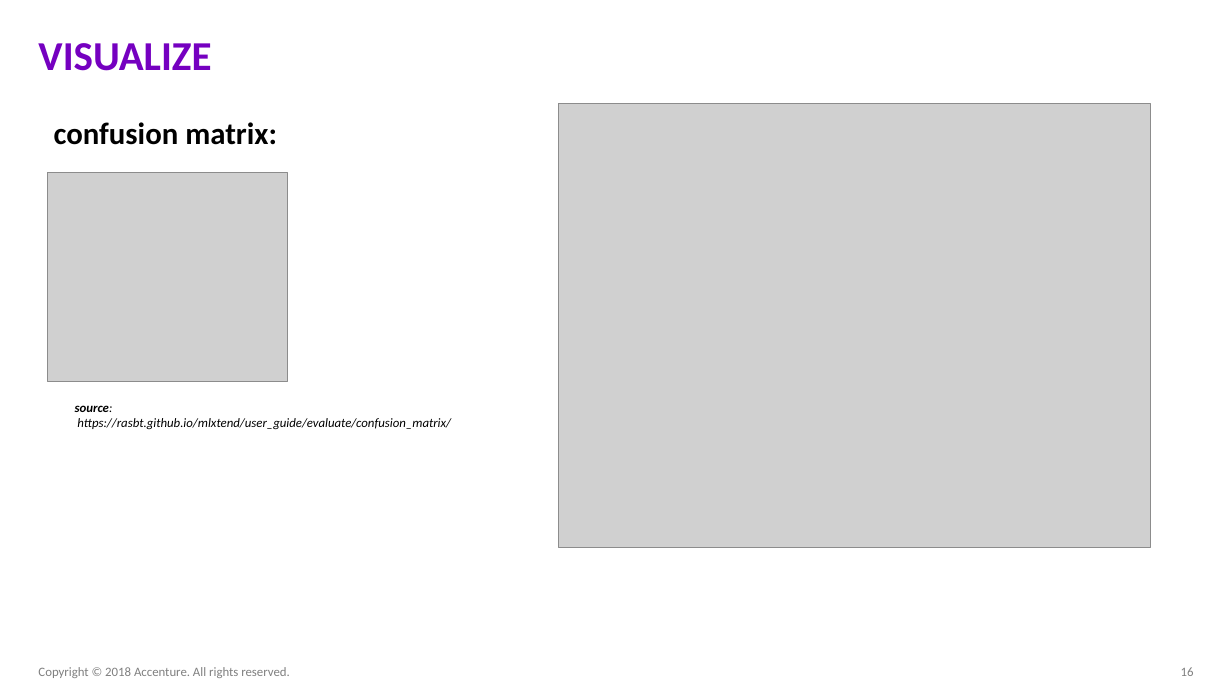
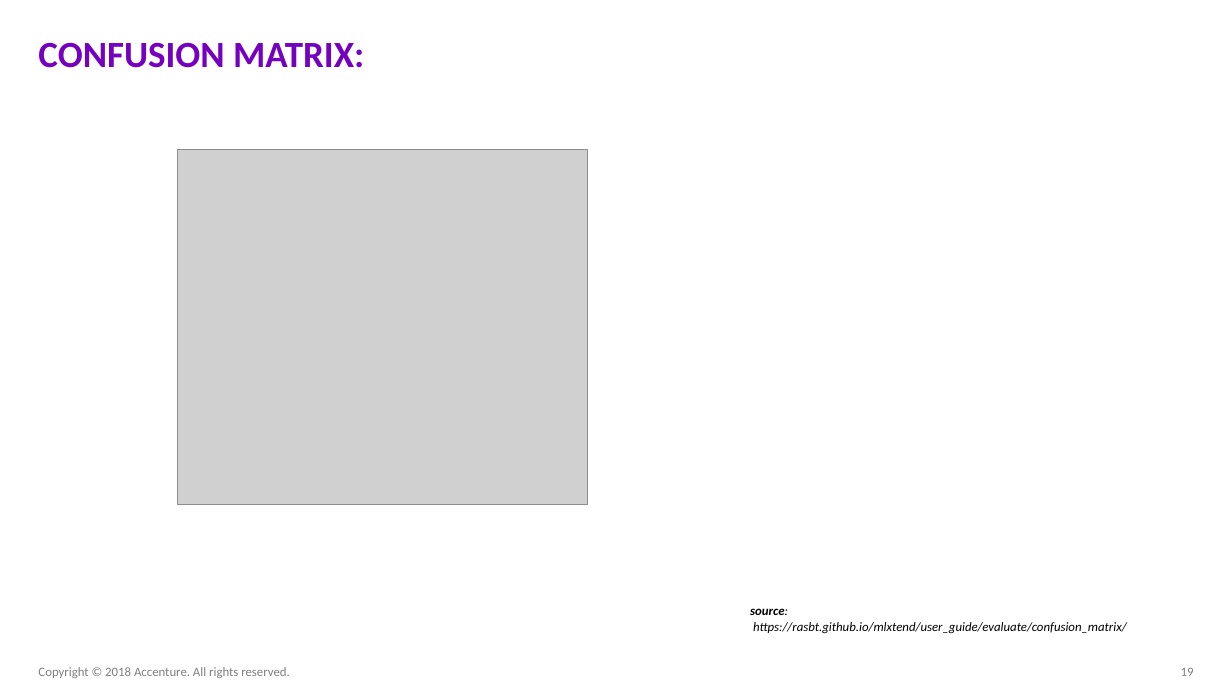
Before and after one commit to ameet123/na_la_nn, a slide deck: slide 19 of FY19 NA-LA.pptx (slide 16 before the commit). Drawn at 1232x693 pixels with LibreOffice and Linux fonts; fonts in the diff are those of the drawing; grey boxes stand for pictures. Boxes give left, top, right and bottom in pixels: in the first picture for what was removed or moved away, otherwise in the second. Text is boxed around its words. In the diff, an @@ line names an element or a change of style, - is before the commit and + after.

Commit message:
update to presentation

```diff
--- a/FY19 NA-LA.pptx
+++ b/FY19 NA-LA.pptx
@@ title at <box>38,42,364,68</box>: text changed; size 32 to 28.8 pt @@
-VISUALIZE
+CONFUSION MATRIX:
@@ picture removed at <box>559,104,1151,548</box> @@
@@ text removed at <box>54,122,277,145</box> @@
-confusion matrix:
@@ picture: place and size @@
-picture at <box>47,173,287,382</box>
+picture at <box>177,149,588,505</box>
@@ text "source:": place and size @@
-text "source:" at <box>75,405,451,430</box>
+text "source:" at <box>750,608,1127,634</box>
@@ page number at <box>1181,668,1194,676</box>: text changed @@
-16
+19
```
Also in this commit, not shown: 5 other slides changed, 4 slides added, 2 other files.
